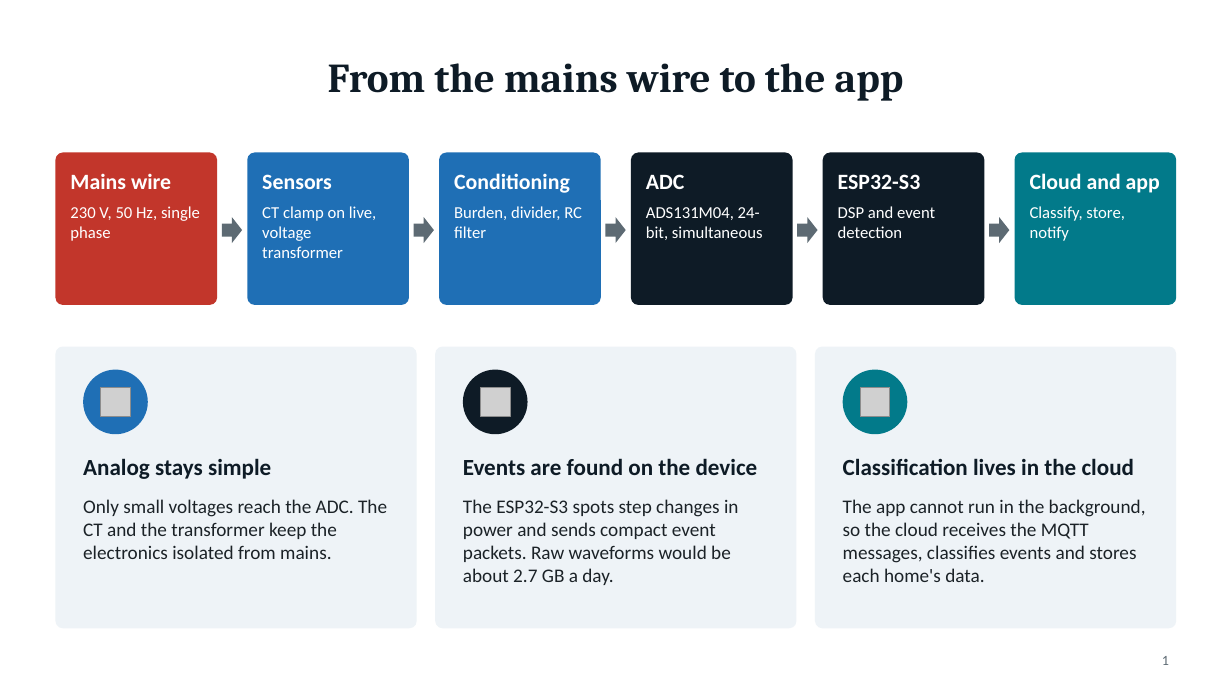
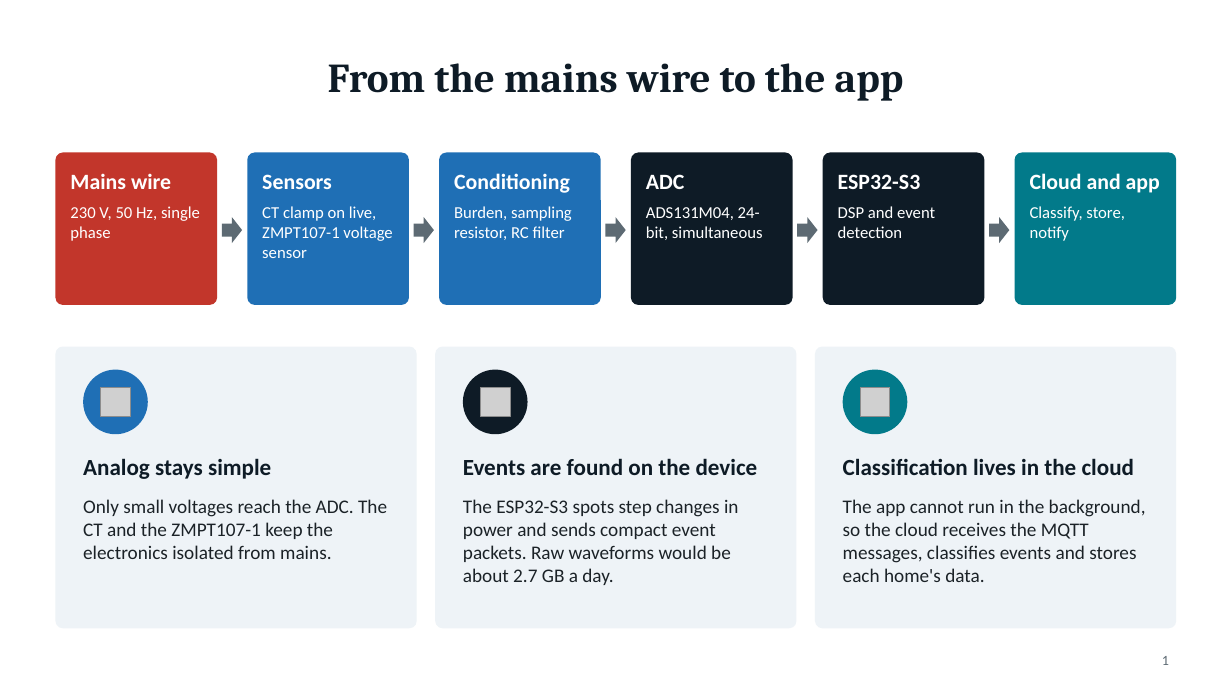
Before and after one commit to PowerWorksLab/PowerLenz, a slide deck: slide 1 of documentation/presentations/powerlenz-front-end.pptx. Drawn at 1232x693 pixels with LibreOffice and Linux fonts; fonts in the diff are those of the drawing; grey boxes stand for pictures. Boxes give left, top, right and bottom in pixels: in the first picture for what was removed or moved away, otherwise in the second. Text is boxed around its words. In the diff, an @@ line names an element or a change of style, - is before the commit and + after.

```diff
--- a/documentation/presentations/powerlenz-front-end.pptx
+++ b/documentation/presentations/powerlenz-front-end.pptx
@@ text in rounded rectangle at [262,206,392,258]: text changed @@
-CT clamp on live, voltage transformer
+CT clamp on live, ZMPT107-1 voltage sensor
@@ text in rounded rectangle at [454,206,572,240]: text changed @@
-Burden, divider, RC filter
+Burden, sampling resistor, RC filter
@@ text at [83,499,387,559]: text changed @@
-Only small voltages reach the ADC. The CT and the transformer keep the electronics isolated from mains.
+Only small voltages reach the ADC. The CT and the ZMPT107-1 keep the electronics isolated from mains.
```
Also in this commit, not shown: 9 other slides changed, 6 slides added, 2 slides removed, 16 other files.
